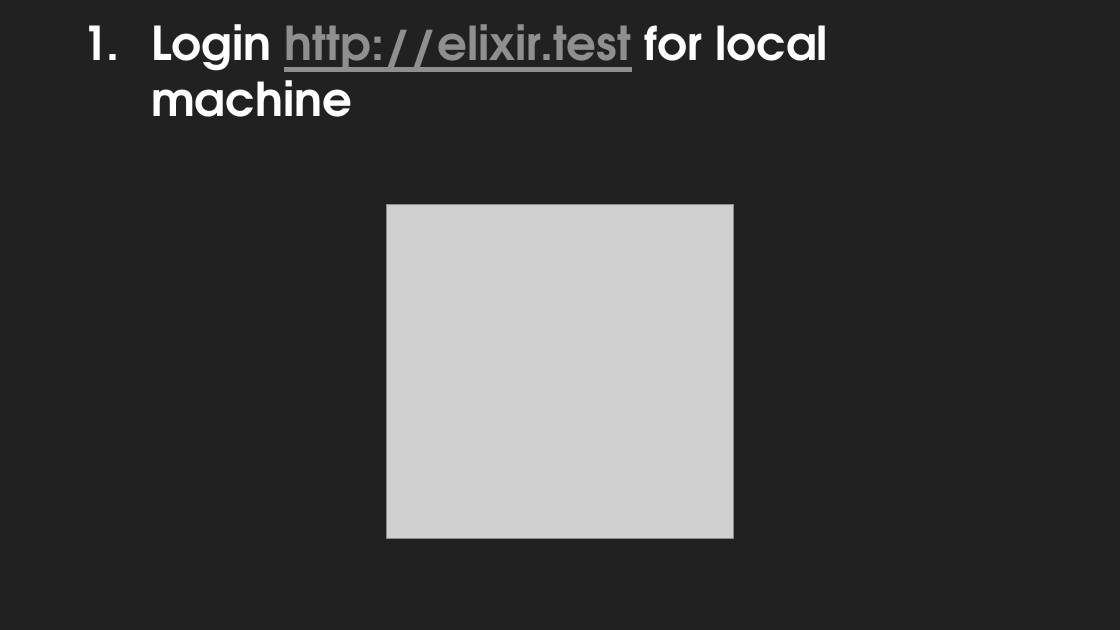
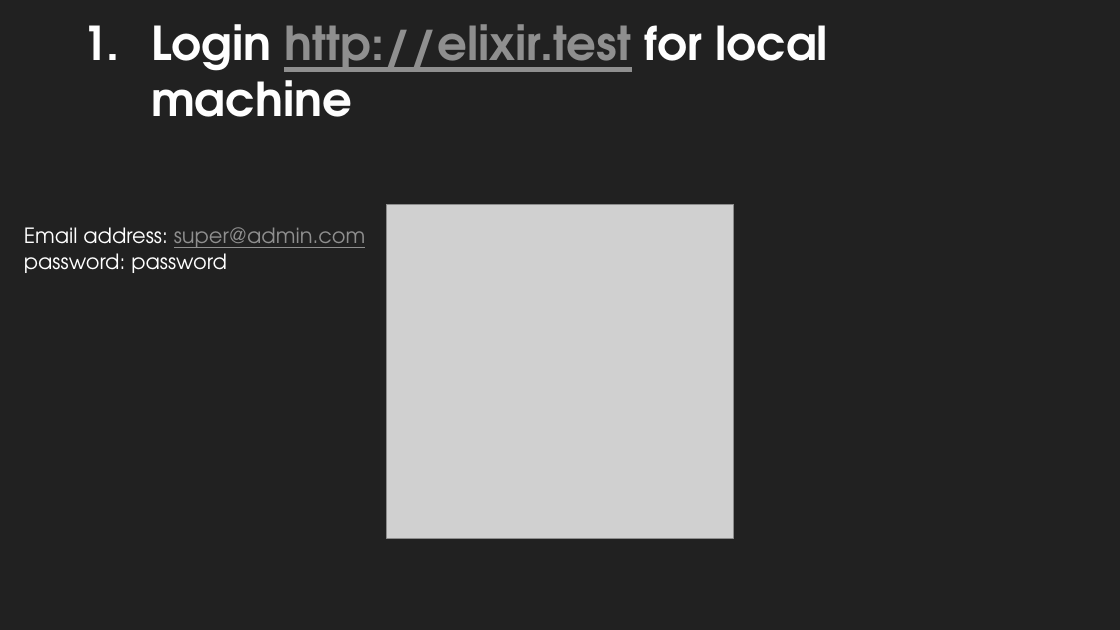
Before and after one commit to jacobmenard/atomxplor, a slide deck: slide 2 of ELIXIR - create students.pptx. Drawn at 1120x630 pixels with LibreOffice and Linux fonts; fonts in the diff are those of the drawing; grey boxes stand for pictures; background and template pictures are left out. Boxes give left, top, right and bottom in pixels: in the first picture for what was removed or moved away, otherwise in the second. Text is boxed around its words. In the diff, an @@ line names an element or a change of style, - is before the commit and + after.

Commit message:
document changes

```diff
--- a/ELIXIR - create students.pptx
+++ b/ELIXIR - create students.pptx
@@ text added at (24,227,366,273), 18 pt, text #FFFFFF @@
+Email address: super@admin.com
+password: password
```
